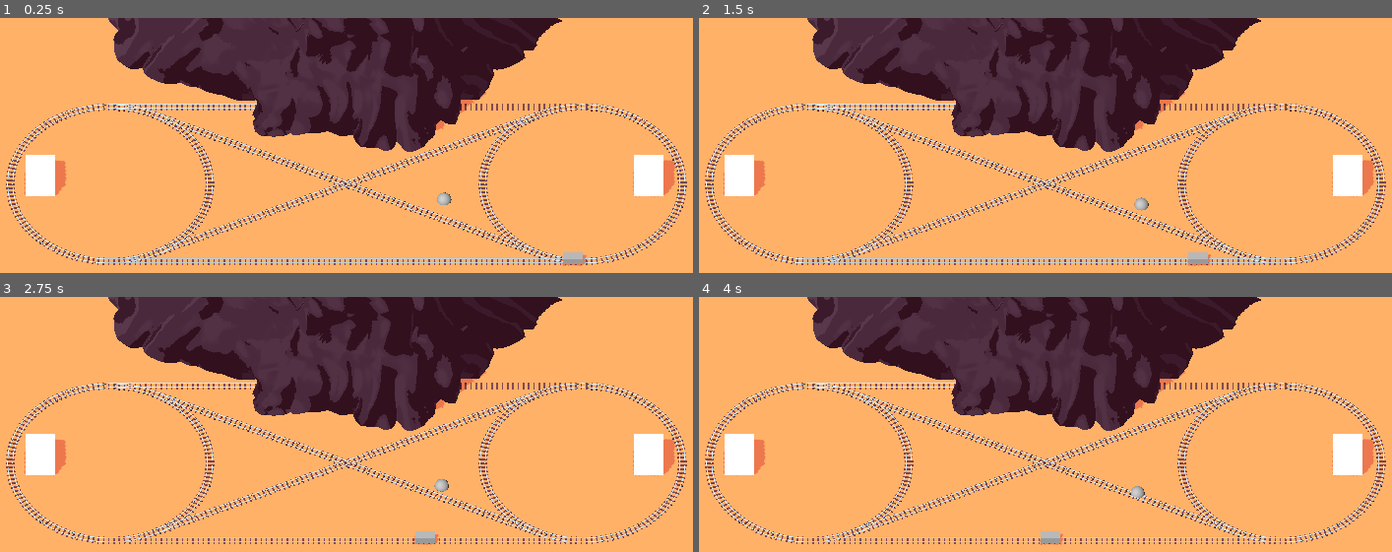
Above: before the commit, frames 1-4 (two rows, left to right).
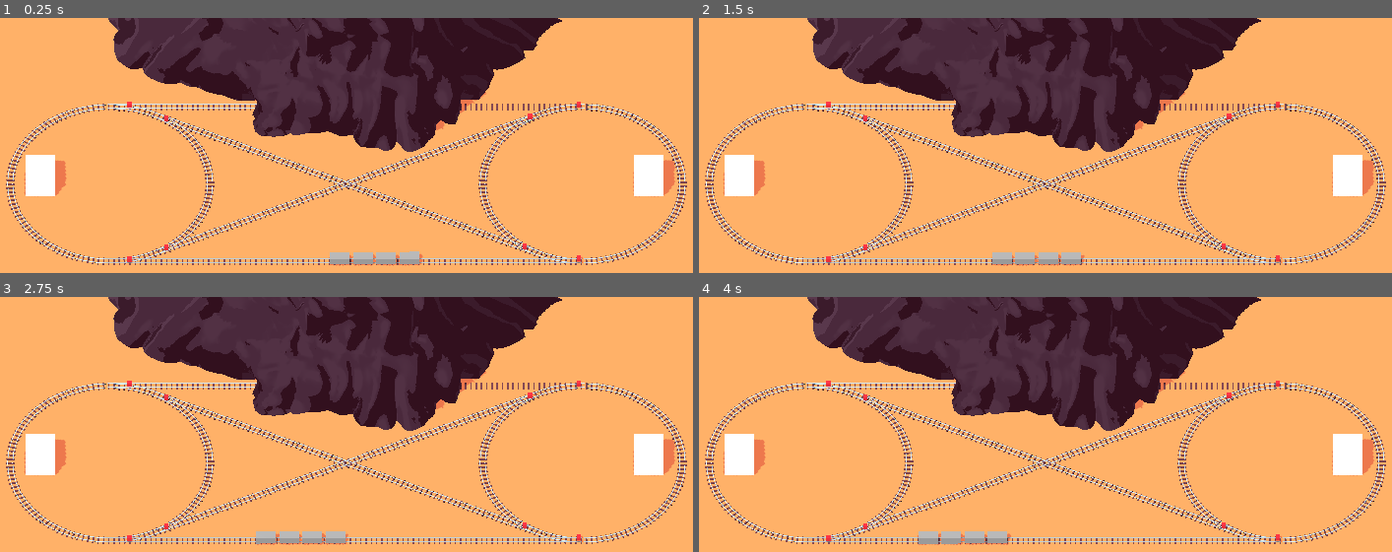
Above: after the commit, the same moments.

Repository: Miltage/train-heist
Game: Godot game, scene res://scenes/main.tscn
Same seed, same stepped clock (60 frames per second), same inputs: the game is played once before the commit and once after it.
Inputs:
- Up to frame 1 (0.25 s): no input
- Up to frame 2 (1.5 s): no input
- Up to frame 3 (2.75 s): no input
- Up to frame 4 (4 s): no input

The runs differ from the first frame. In frame 1, 1.0% of the frame differs, in the area x 18-85%, y 32-98%; in frame 2, 1.0%; in frame 3, 1.0%; in frame 4, 1.0%.

Commit message:
Add train and track switching

Diff:
--- a/project.godot
+++ b/project.godot
@@ -24,6 +24,10 @@
 
 import/blender/enabled=false
 
+[physics]
+
+jolt_physics_3d/simulation/areas_detect_static_bodies=true
+
 [rendering]
 
 renderer/rendering_method="gl_compatibility"
--- a/scenes/main.tscn
+++ b/scenes/main.tscn
@@ -1,10 +1,11 @@
-[gd_scene load_steps=10 format=3 uid="uid://b0p5mfdhul2bo"]
+[gd_scene load_steps=14 format=3 uid="uid://b0p5mfdhul2bo"]
 
 [ext_resource type="PackedScene" uid="uid://7bpg22uxx5d" path="res://blender/map.fbx" id="1_o5qli"]
 [ext_resource type="Script" uid="uid://c4h2ki4uw7c5f" path="res://scripts/Main.gd" id="1_tbgi4"]
-[ext_resource type="PackedScene" uid="uid://csq1hupty5t2b" path="res://scenes/train_car.tscn" id="2_0wfyh"]
 [ext_resource type="Shader" uid="uid://uarbhnbpunei" path="res://shaders/toon.gdshader" id="2_sugp2"]
 [ext_resource type="Script" uid="uid://d0476t32bchwc" path="res://scripts/RailCircle.gd" id="3_jyhfs"]
+[ext_resource type="PackedScene" uid="uid://cj662rcnm3kv3" path="res://scenes/train.tscn" id="6_o6xl0"]
+[ext_resource type="PackedScene" uid="uid://o4y1iiqqeyhc" path="res://scenes/track_switch.tscn" id="6_tefeu"]
 
 [sub_resource type="ShaderMaterial" id="ShaderMaterial_jyhfs"]
 render_priority = 0
@@ -37,9 +38,30 @@
 ambient_light_color = Color(1, 1, 1, 1)
 ambient_light_energy = 0.1
 
+[sub_resource type="Curve3D" id="Curve3D_o6xl0"]
+_data = {
+"points": PackedVector3Array(0, 0, 0, 0, 0, 0, 0.216652, 0, -0.0622687, 0, 0, 0, 0, 0, 0, -32.42, 0, 0.0350876),
+"tilts": PackedFloat32Array(0, 0)
+}
+point_count = 2
+
+[sub_resource type="Curve3D" id="Curve3D_tipki"]
+_data = {
+"points": PackedVector3Array(0, 0, 0, 0, 0, 0, 0.15979, 0, 0.0088048, 0, 0, 0, 0, 0, 0, -32.065, 0, 0.0148253),
+"tilts": PackedFloat32Array(0, 0)
+}
+point_count = 2
+
+[sub_resource type="Curve3D" id="Curve3D_tefeu"]
+_data = {
+"points": PackedVector3Array(0, 0, 0, 0, 0, 0, -2.252, 0, -0.38847, 0, 0, 0, 0, 0, 0, -28.8125, 0, -12.7183),
+"tilts": PackedFloat32Array(0, 0)
+}
+point_count = 2
+
 [sub_resource type="Curve3D" id="Curve3D_jyhfs"]
 _data = {
-"points": PackedVector3Array(0, 0, 0, 0, 0, 0, 0, 0, 0, 0, 0, 0, 0, 0, 0, -32, 0, 0),
+"points": PackedVector3Array(0, 0, 0, 0, 0, 0, -2.07781, 0, -0.997813, 0, 0, 0, 0, 0, 0, -28.4875, 0, 11.334),
 "tilts": PackedFloat32Array(0, 0)
 }
 point_count = 2
@@ -47,7 +69,7 @@
 [node name="Main" type="Node3D" node_paths=PackedStringArray("track", "train")]
 script = ExtResource("1_tbgi4")
 track = NodePath("LeftCircle")
-train = NodePath("TrainCar")
+train = NodePath("")
 
 [node name="map" parent="." instance=ExtResource("1_o5qli")]
 
@@ -77,13 +99,6 @@
 shadow_bias = 5.0
 shadow_opacity = 0.8
 
-[node name="TrainCar" parent="." node_paths=PackedStringArray("leftCircle", "rightCircle", "circleTrack", "track") instance=ExtResource("2_0wfyh")]
-transform = Transform3D(0.141421, 0, 0.989941, 0, 1, 0, -0.989941, 0, 0.141421, -0.0682535, 0, 0)
-leftCircle = NodePath("../LeftCircle")
-rightCircle = NodePath("../RightCircle")
-circleTrack = NodePath("../LeftCircle")
-track = NodePath("../BottomTrack")
-
 [node name="LeftCircle" type="Path3D" parent="."]
 transform = Transform3D(1, 0, 0, 0, 1, 0, 0, 0, 1, -16, 0, 0)
 script = ExtResource("3_jyhfs")
@@ -94,9 +109,68 @@
 
 [node name="BottomTrack" type="Path3D" parent="."]
 transform = Transform3D(1, 0, 0, 0, 1, 0, 0, 0, 1, 16.3239, 0, 6.75109)
+curve = SubResource("Curve3D_o6xl0")
+
+[node name="TopTrack" type="Path3D" parent="."]
+transform = Transform3D(1, 0, 0, 0, 1, 0, 0, 0, 1, 16.324, 0, -6.779)
+curve = SubResource("Curve3D_tipki")
+
+[node name="DownwardX" type="Path3D" parent="."]
+transform = Transform3D(1, 0, 0, 0, 1, 0, 0, 0, 1, 15.7833, 0, 6.64212)
+curve = SubResource("Curve3D_tefeu")
+
+[node name="UpwardX" type="Path3D" parent="."]
+transform = Transform3D(1, 0, 0, 0, 1, 0, 0, 0, 1, 15.7833, 0, -5.40281)
 curve = SubResource("Curve3D_jyhfs")
 
-[node name="Sphere" type="CSGSphere3D" parent="."]
-transform = Transform3D(1, 0, 0, 0, 1, 0, 0, 0, 1, -4.74747, 0, 0)
+[node name="TrackSwitch" parent="." node_paths=PackedStringArray("track1", "track2") instance=ExtResource("6_tefeu")]
+transform = Transform3D(1, 0, 0, 0, 1, 0, 0, 0, 1, -14.6776, -0.351436, -6.78324)
+track1 = NodePath("../LeftCircle")
+track2 = NodePath("../TopTrack")
+
+[node name="TrackSwitch5" parent="." node_paths=PackedStringArray("track1", "track2") instance=ExtResource("6_tefeu")]
+transform = Transform3D(1, 0, 0, 0, 1, 0, 0, 0, 1, -14.6776, -0.351436, 6.74336)
+track1 = NodePath("../LeftCircle")
+track2 = NodePath("../BottomTrack")
+
+[node name="TrackSwitch4" parent="." node_paths=PackedStringArray("track1", "track2") instance=ExtResource("6_tefeu")]
+transform = Transform3D(1, 0, 0, 0, 1, 0, 0, 0, 1, -12.177, -0.351436, -5.60393)
+track1 = NodePath("../LeftCircle")
+track2 = NodePath("../DownwardX")
+
+[node name="TrackSwitch8" parent="." node_paths=PackedStringArray("track1", "track2") instance=ExtResource("6_tefeu")]
+transform = Transform3D(1, 0, 0, 0, 1, 0, 0, 0, 1, -12.177, -0.351436, 5.68105)
+track1 = NodePath("../LeftCircle")
+track2 = NodePath("../UpwardX")
+
+[node name="TrackSwitch2" parent="." node_paths=PackedStringArray("track1", "track2") instance=ExtResource("6_tefeu")]
+transform = Transform3D(1, 0, 0, 0, 1, 0, 0, 0, 1, 15.732, -0.351436, 6.66949)
+track1 = NodePath("../RightCircle")
+track2 = NodePath("../BottomTrack")
+dir = -1.0
+
+[node name="TrackSwitch6" parent="." node_paths=PackedStringArray("track1", "track2") instance=ExtResource("6_tefeu")]
+transform = Transform3D(1, 0, 0, 0, 1, 0, 0, 0, 1, 15.732, -0.351436, -6.803)
+track1 = NodePath("../RightCircle")
+track2 = NodePath("../TopTrack")
+dir = -1.0
+
+[node name="TrackSwitch7" parent="." node_paths=PackedStringArray("track1", "track2") instance=ExtResource("6_tefeu")]
+transform = Transform3D(1, 0, 0, 0, 1, 0, 0, 0, 1, 12.441, -0.351436, -5.77205)
+track1 = NodePath("../RightCircle")
+track2 = NodePath("../UpwardX")
+dir = -1.0
+
+[node name="TrackSwitch3" parent="." node_paths=PackedStringArray("track1", "track2") instance=ExtResource("6_tefeu")]
+transform = Transform3D(1, 0, 0, 0, 1, 0, 0, 0, 1, 12.0767, -0.351436, 5.6069)
+track1 = NodePath("../RightCircle")
+track2 = NodePath("../DownwardX")
+dir = -1.0
+
+[node name="Train" parent="." node_paths=PackedStringArray("leftCircle", "rightCircle", "startingTrack") instance=ExtResource("6_o6xl0")]
+transform = Transform3D(1, 0, 0, 0, 1, 0, 0, 0, 1, 0.041919, 0, 6.70457)
+leftCircle = NodePath("../LeftCircle")
+rightCircle = NodePath("../RightCircle")
+startingTrack = NodePath("../BottomTrack")
 
 [editable path="map"]
--- /dev/null
+++ b/scenes/track_switch.tscn
@@ -0,0 +1,23 @@
+[gd_scene load_steps=4 format=3 uid="uid://o4y1iiqqeyhc"]
+
+[ext_resource type="Script" uid="uid://cq2aadd06efrk" path="res://scripts/TrackSwitch.gd" id="1_5i050"]
+
+[sub_resource type="BoxShape3D" id="BoxShape3D_0pqed"]
+
+[sub_resource type="StandardMaterial3D" id="StandardMaterial3D_5i050"]
+albedo_color = Color(0.831373, 0.133333, 0.188235, 1)
+
+[node name="TrackSwitch" type="Area3D"]
+script = ExtResource("1_5i050")
+
+[node name="CollisionShape3D" type="CollisionShape3D" parent="."]
+transform = Transform3D(1, 0, 0, 0, 1, 0, 0, 0, 1, 0, 0.514061, 0)
+shape = SubResource("BoxShape3D_0pqed")
+
+[node name="CSGBox3D" type="CSGBox3D" parent="."]
+transform = Transform3D(1, 0, 0, 0, 1, 0, 0, 0, 1, 0, 0.611056, 0)
+size = Vector3(0.3, 0.3, 0.3)
+material = SubResource("StandardMaterial3D_5i050")
+
+[connection signal="body_entered" from="." to="." method="_on_body_entered"]
+[connection signal="body_shape_entered" from="." to="." method="_on_body_shape_entered"]
--- /dev/null
+++ b/scenes/train.tscn
@@ -0,0 +1,24 @@
+[gd_scene load_steps=3 format=3 uid="uid://cj662rcnm3kv3"]
+
+[ext_resource type="PackedScene" uid="uid://csq1hupty5t2b" path="res://scenes/train_car.tscn" id="1_68jl8"]
+[ext_resource type="Script" uid="uid://cj3kjfovx0su2" path="res://scripts/Train.gd" id="1_d43s7"]
+
+[node name="Train" type="Node3D"]
+script = ExtResource("1_d43s7")
+
+[node name="TrainCar" parent="." instance=ExtResource("1_68jl8")]
+transform = Transform3D(0.999992, 0, 0, 0, 1, 0, 0, 0, 0.999992, -0.0201145, -0.0248668, -0.0353775)
+startingOffset = 15.0
+
+[node name="TrainCar2" parent="." instance=ExtResource("1_68jl8")]
+transform = Transform3D(0.99999, -0.00162316, 0, 0.00162314, 0.999999, 0, 0, 0, 0.999992, 1.54325, -0.0248668, -0.0353775)
+startingOffset = 13.5
+
+[node name="TrainCar3" parent="." instance=ExtResource("1_68jl8")]
+transform = Transform3D(0.999992, 0, 0, 0, 1, 0, 0, 0, 0.999992, 3.11662, -0.0248668, -0.0353775)
+startingOffset = 12.0
+
+[node name="TrainCar4" parent="." instance=ExtResource("1_68jl8")]
+transform = Transform3D(0.999992, 0, 0, 0, 1, 0, 0, 0, 0.999992, 4.68022, -0.0248668, -0.0353775)
+last = true
+startingOffset = 10.5
--- a/scenes/train_car.tscn
+++ b/scenes/train_car.tscn
@@ -1,10 +1,19 @@
-[gd_scene load_steps=2 format=3 uid="uid://csq1hupty5t2b"]
+[gd_scene load_steps=3 format=3 uid="uid://csq1hupty5t2b"]
 
 [ext_resource type="Script" uid="uid://bhphw5nun33p1" path="res://scripts/TrainCar.gd" id="1_6jgwd"]
 
-[node name="TrainCar" type="Node3D"]
+[sub_resource type="BoxShape3D" id="BoxShape3D_6jgwd"]
+size = Vector3(1.27319, 0.545166, 0.636719)
+
+[node name="TrainCar" type="RigidBody3D"]
+collision_mask = 0
+gravity_scale = 0.0
 script = ExtResource("1_6jgwd")
 
 [node name="CSGBox3D" type="CSGBox3D" parent="."]
 transform = Transform3D(1, 0, 0, 0, 1, 0, 0, 0, 1, 0, 0.370583, 0)
 size = Vector3(1.34277, 0.567383, 0.625)
+
+[node name="CollisionShape3D" type="CollisionShape3D" parent="."]
+transform = Transform3D(1, 0, 0, 0, 1, 0, 0, 0, 1, 0, 0.392212, 0)
+shape = SubResource("BoxShape3D_6jgwd")
--- a/scripts/Main.gd
+++ b/scripts/Main.gd
@@ -5,5 +5,4 @@
 @export var train:TrainCar
 
 func _process(_delta: float) -> void:
-	var offset = track.curve.get_closest_offset(train.position - track.position)
-	$Sphere.position = track.curve.sample_baked(offset)
+	pass
--- /dev/null
+++ b/scripts/TrackSwitch.gd
@@ -0,0 +1,19 @@
+class_name TrackSwitch
+extends Area3D
+
+@export var track1:Path3D
+@export var track2:Path3D
+@export var flag:bool
+@export var dir:float = 1
+
+func _on_body_entered(body:Node3D) -> void:
+    if (body is TrainCar):
+        var trainCar:TrainCar = body as TrainCar
+        if (dir < 0 && trainCar.get_velocity().x > 0): return
+        if (dir > 0 && trainCar.get_velocity().x < 0): return
+        if (flag): switch_car_to_track(body, track1)
+        else: switch_car_to_track(body, track2)
+        if (trainCar.last): flag = !flag
+
+func switch_car_to_track(car:TrainCar, track:Path3D) -> void:
+    car.set_track(track)
--- /dev/null
+++ b/scripts/Train.gd
@@ -0,0 +1,23 @@
+class_name Train
+extends Node3D
+
+@export var leftCircle:Path3D
+@export var rightCircle:Path3D
+@export var startingTrack:Path3D
+
+var speed:float = 2
+
+var _cars:Array
+
+func _ready() -> void:
+    for child in get_children():
+        var car:TrainCar = child as TrainCar
+        _cars.append(car)
+        car.leftCircle = leftCircle
+        car.rightCircle = rightCircle
+        car.set_track(startingTrack)
+        car.dir = 1
+
+func _process(_delta: float) -> void:
+    for car in _cars:
+        car.speed = speed
--- a/scripts/TrainCar.gd
+++ b/scripts/TrainCar.gd
@@ -1,33 +1,65 @@
 class_name TrainCar
-extends Node3D
+extends RigidBody3D
 
+@export var last:bool
+@export var leadingCar:TrainCar
 @export var leftCircle:Path3D
 @export var rightCircle:Path3D
+@export var startingTrack:Path3D
+@export var startingOffset:float
 
-@export var circleTrack:Path3D
-@export var track:Path3D
+var _track:Path3D
+var _velocity:Vector3
 
 var t:float
+var dir:float
+var speed:float
 
-func _process(delta: float) -> void:
-    t += delta * 4
-    if (track):
-        var trackTransform:Transform3D = track.curve.sample_baked_with_rotation(t, true, true)
-        position = track.position + trackTransform.origin
-        basis = trackTransform.basis.rotated(Vector3.UP, PI/2)
-        prints(t, track.curve.get_baked_length())
-        if (t >= track.curve.get_baked_length()):
-            switch_track(get_closest_circle())
+func _ready() -> void:
+    dir = 1
+    _track = startingTrack
 
-func switch_track(nextTrack:Path3D) -> void:
-    if (nextTrack == track):
-        t = 0
+func _physics_process(delta: float) -> void:
+    t += delta * speed * dir
+    if (_track):
+        var trackTransform:Transform3D = _track.curve.sample_baked_with_rotation(t, true, true)
+        var nextPos:Vector3 = _track.position + trackTransform.origin
+        _velocity = nextPos - global_position
+        move_and_collide(_velocity)
+        global_basis = trackTransform.basis.rotated(Vector3.UP, PI/2)
+        #print(t)
+        if (t >= _track.curve.get_baked_length() || t <= 0.0):
+            if (is_on_circle()):
+                t = _track.curve.get_baked_length() if (t <= 0.0) else 0.0
+            else:
+                set_track(get_closest_circle())
+
+func set_track(nextTrack:Path3D) -> void:
+    if (_track == nextTrack): return
+
+    _track = nextTrack
+    t = _track.curve.get_closest_offset(global_position - _track.position)
+    if (!is_on_circle()):
+        if (t > _track.curve.get_baked_length() * 0.5):
+            dir = -1
+        else:
+            dir = 1
     else:
-        track = nextTrack
-        t = track.curve.get_closest_offset(position - track.position)
+        var dz:float = global_position.z - _track.position.z
+        if (dz > 0 && global_position.x < 0 || dz < 0 && global_position.x > 0): dir = 1
+        elif (dz < 0 && global_position.x < 0 || dz > 0 && global_position.x > 0): dir = -1
+
+func get_track() -> Path3D:
+    return _track
 
 func get_closest_circle() -> Path3D:
-    if (position.distance_squared_to(leftCircle.position) < position.distance_squared_to(rightCircle.position)):
+    if (global_position.x < 0):
         return leftCircle
     else:
         return rightCircle
+
+func is_on_circle() -> bool:
+    return _track == leftCircle || _track == rightCircle
+
+func get_velocity() -> Vector3:
+    return _velocity
Not shown, added: scripts/TrackSwitch.gd.uid
Not shown, added: scripts/Train.gd.uid
